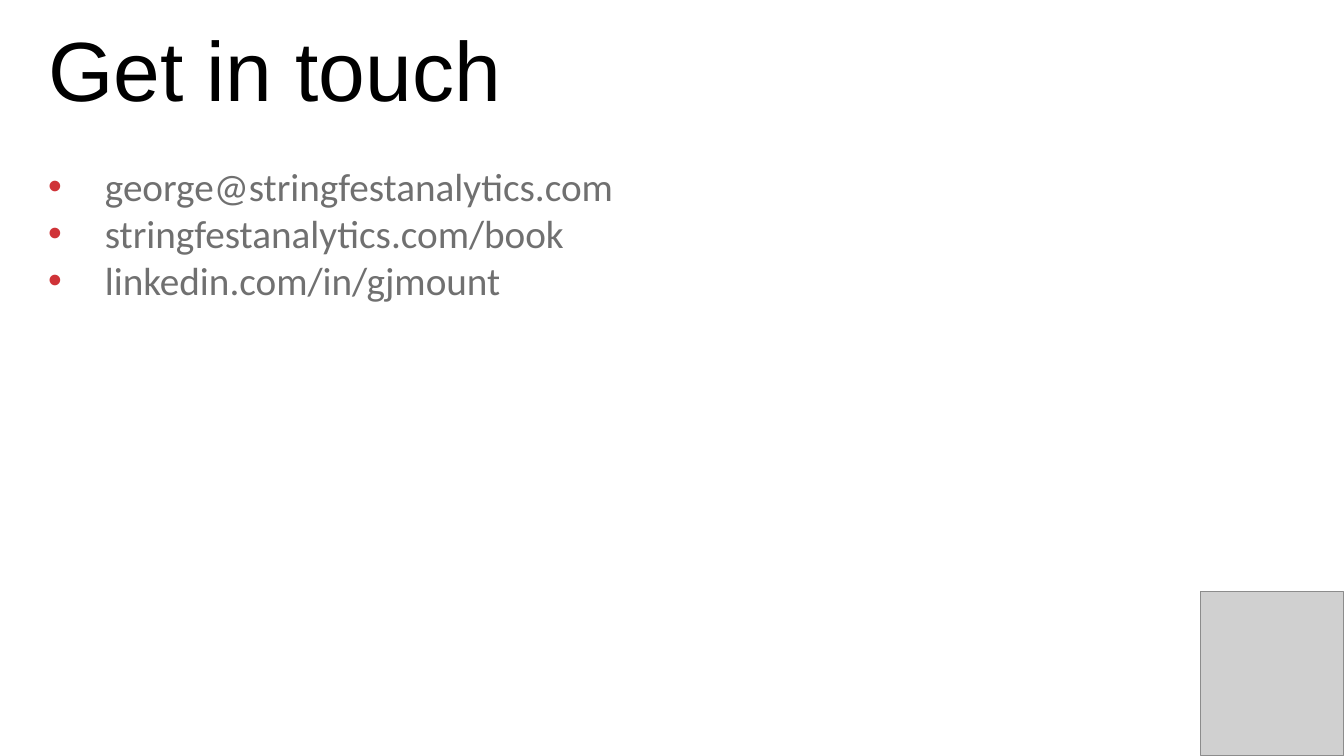
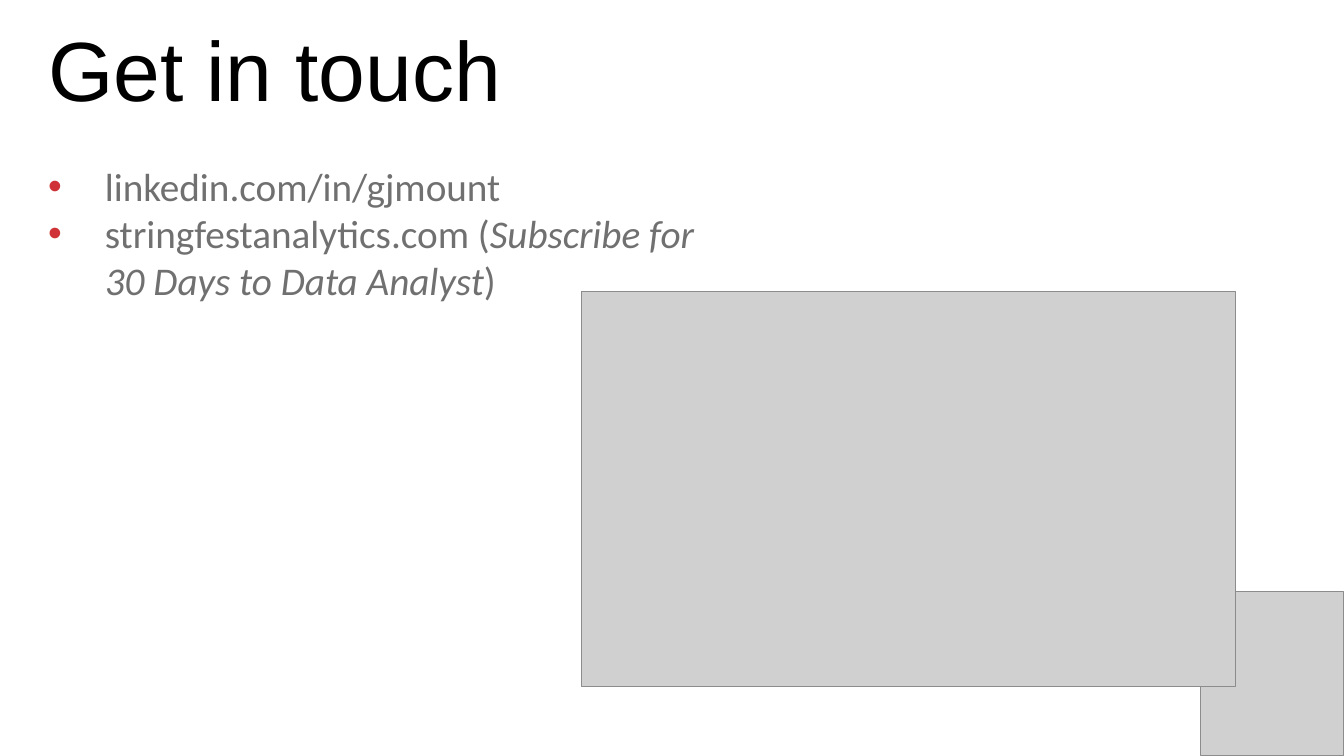
Before and after one commit to stringfestdata/lagos-meetup, a slide deck: slide 29 of advancing-into-analytics-lagos.pptx. Drawn at 1344x756 pixels with LibreOffice and Linux fonts; fonts in the diff are those of the drawing; grey boxes stand for pictures. Boxes give left, top, right and bottom in pixels: in the first picture for what was removed or moved away, otherwise in the second. Text is boxed around its words. In the diff, an @@ line names an element or a change of style, - is before the commit and + after.

```diff
--- a/advancing-into-analytics-lagos.pptx
+++ b/advancing-into-analytics-lagos.pptx
@@ text at [105, 174, 613, 255]: paragraphs removed @@
-• george@stringfestanalytics.com
-• stringfestanalytics.com/book
@@ text at [105, 219, 694, 302]: paragraph added @@
+• stringfestanalytics.com (Subscribe for 30 Days to Data Analyst)
@@ picture added at [582, 291, 1236, 687] @@
```
Also in this commit, not shown: 1 other slide changed.
